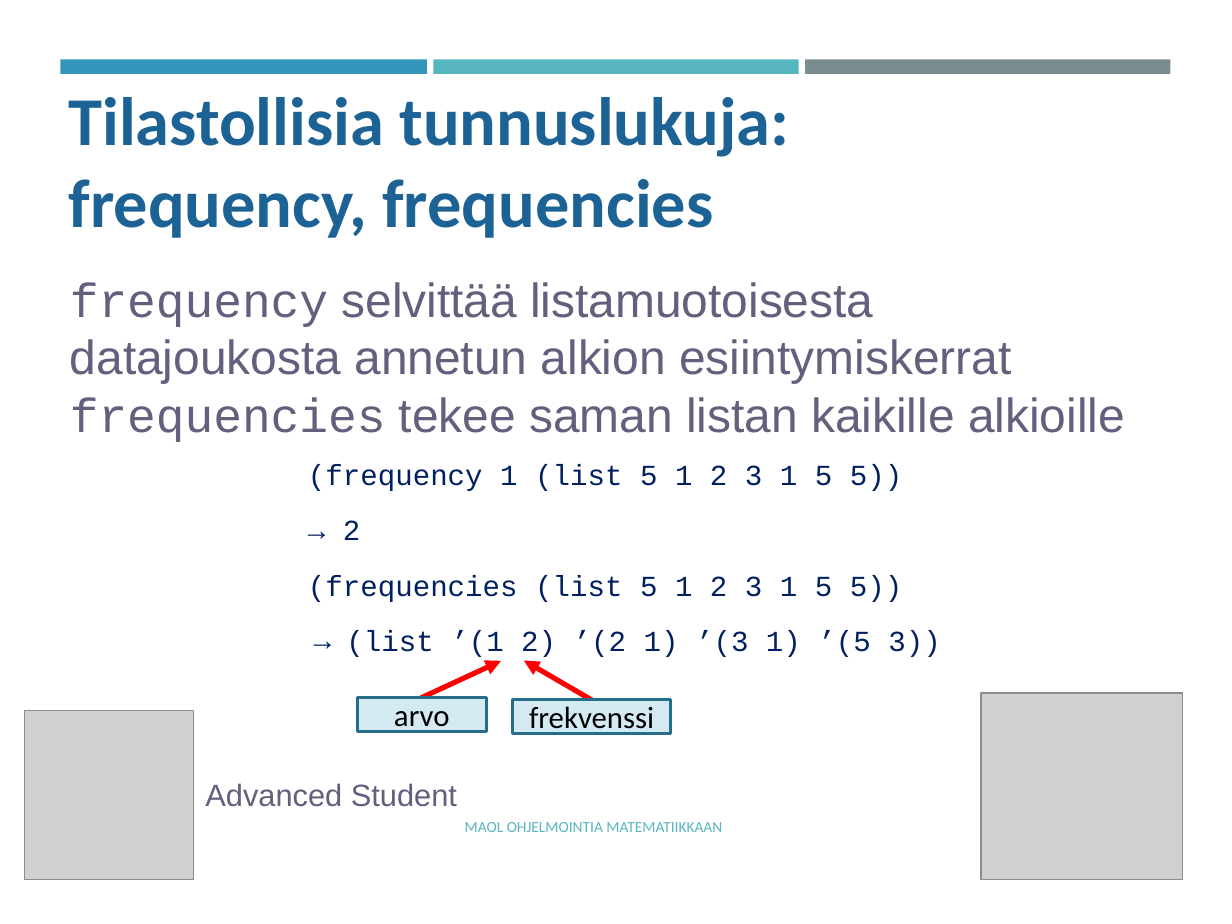
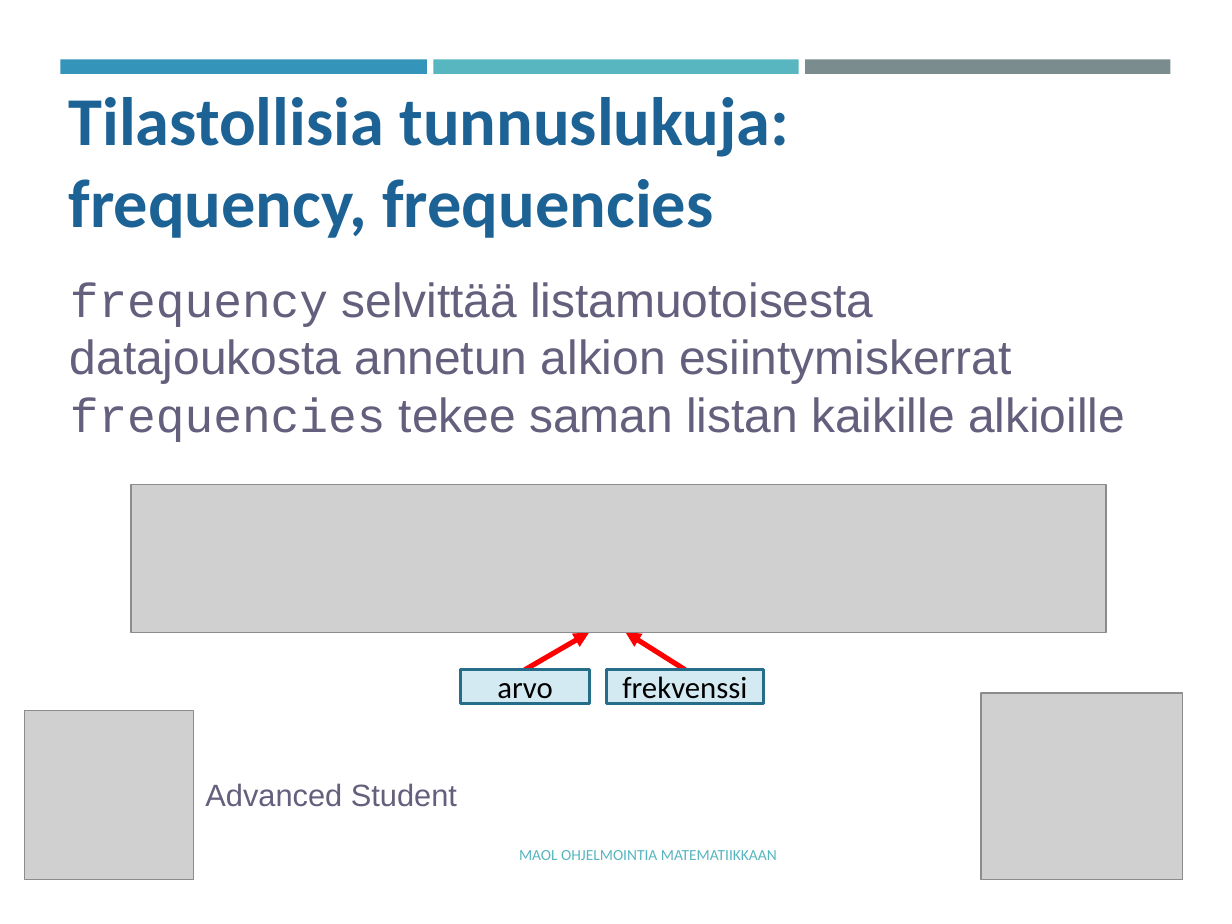
Before and after one commit to tyynetyyne/tyynetyyne.github.io, a slide deck: slide 22 of tehtavat/tiedostot/maol/power_point/Racket-MAOL-9-listat.pptx. Drawn at 1232x924 pixels with LibreOffice and Linux fonts; fonts in the diff are those of the drawing; grey boxes stand for pictures. Boxes give left, top, right and bottom in pixels: in the first picture for what was removed or moved away, otherwise in the second. Text is boxed around its words. In the diff, an @@ line names an element or a change of style, - is before the commit and + after.

```diff
--- a/tehtavat/tiedostot/maol/power_point/Racket-MAOL-9-listat.pptx
+++ b/tehtavat/tiedostot/maol/power_point/Racket-MAOL-9-listat.pptx
@@ text removed at [308, 464, 940, 657] @@
-(frequency 1 (list 5 1 2 3 1 5 5))
-→ 2
-(frequencies (list 5 1 2 3 1 5 5))
-→ (list ’(1 2) ’(2 1) ’(3 1) ’(5 3))
@@ picture added at [131, 484, 1106, 632] @@
@@ arrow moved from (421, 697) - (501, 660) to (525, 670) - (589, 632) @@
@@ arrow moved from (591, 700) - (524, 660) to (685, 670) - (626, 632) @@
@@ rectangle "arvo": place and size @@
-rectangle "arvo" at [357, 697, 485, 732]
+rectangle "arvo" at [461, 670, 589, 705]
@@ rectangle "frekvenssi": place and size @@
-rectangle "frekvenssi" at [513, 700, 670, 733]
+rectangle "frekvenssi" at [606, 670, 764, 703]
@@ text "MAOL OHJELMOINTIA MATEMATIIKKAAN": place and size @@
-text "MAOL OHJELMOINTIA MATEMATIIKKAAN" at [465, 822, 722, 832]
+text "MAOL OHJELMOINTIA MATEMATIIKKAAN" at [519, 850, 777, 860]
```
Also in this commit, not shown: 3 other slides changed, 4 slides added, 2 other files.
